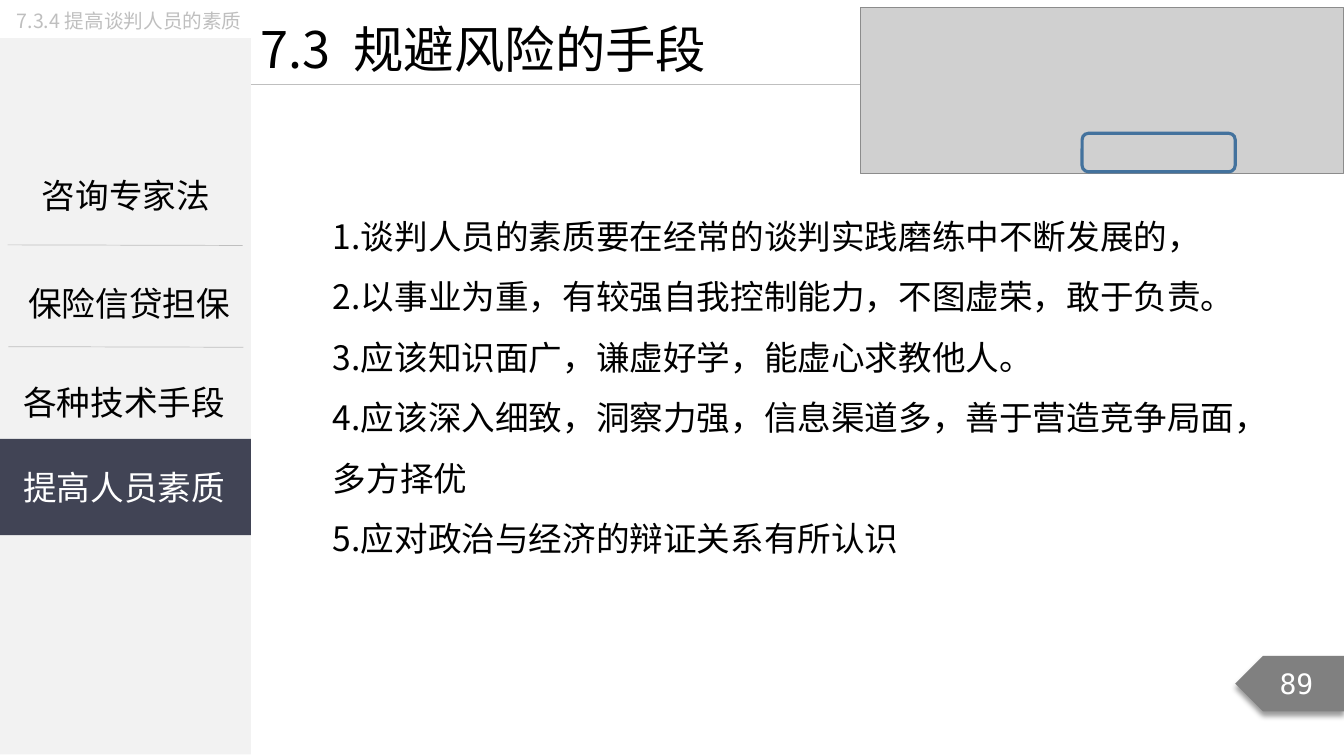
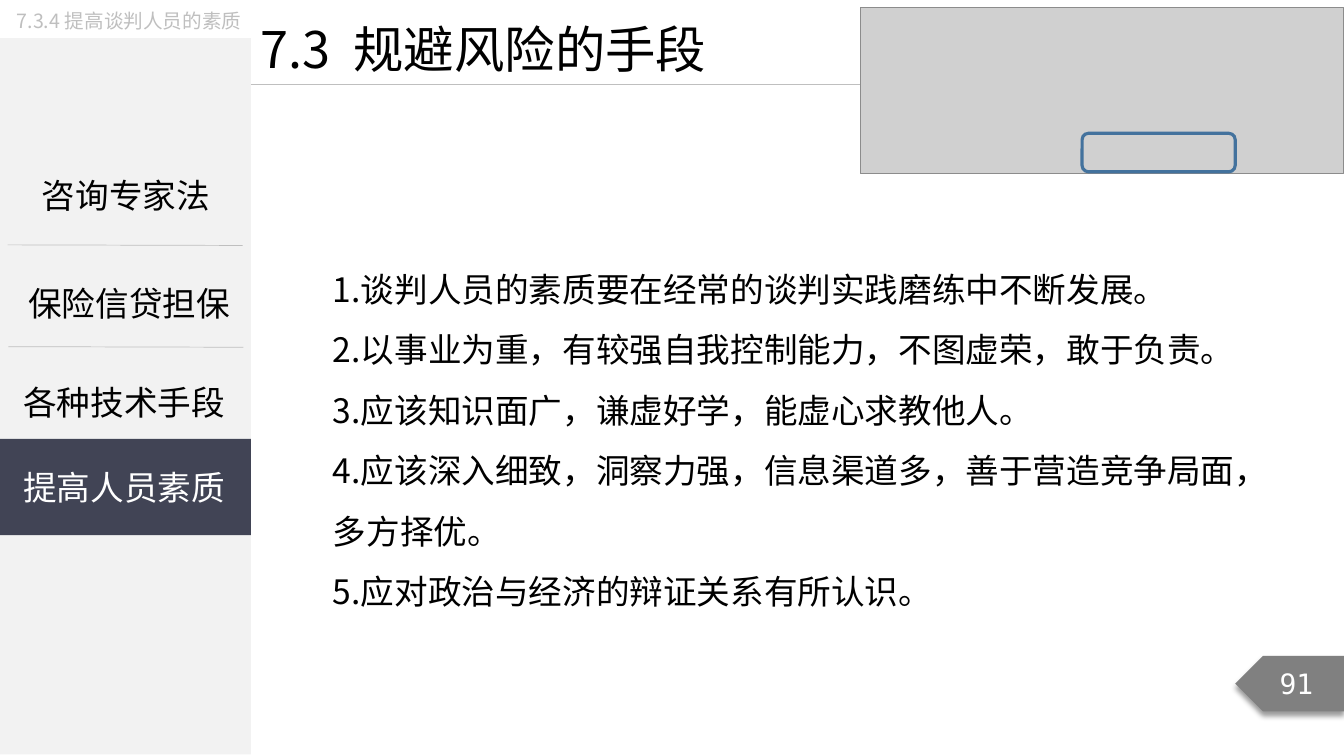
Before and after one commit to Call-me-zhy/tangtang, a slide deck: slide 91 of 3 国际商务谈判/课件/国际商务谈判精讲8.pptx (slide 89 before the commit). Drawn at 1344x756 pixels with LibreOffice and Linux fonts; fonts in the diff are those of the drawing; grey boxes stand for pictures. Boxes give left, top, right and bottom in pixels: in the first picture for what was removed or moved away, otherwise in the second. Text is boxed around its words. In the diff, an @@ line names an element or a change of style, - is before the commit and + after.

Commit message:
修改国际商务谈判精讲8课件、说课稿

```diff
--- a/3 国际商务谈判/课件/国际商务谈判精讲8.pptx
+++ b/3 国际商务谈判/课件/国际商务谈判精讲8.pptx
@@ text "1.谈判人员的素质要在经常的谈判实践磨练中不断发展。": place and size @@
-text "1.谈判人员的素质要在经常的谈判实践磨练中不断发展。" at (333, 220, 1268, 554)
+text "1.谈判人员的素质要在经常的谈判实践磨练中不断发展。" at (333, 273, 1268, 607)
@@ text at (333, 273, 1167, 305): text changed @@
-1.谈判人员的素质要在经常的谈判实践磨练中不断发展的，
+1.谈判人员的素质要在经常的谈判实践磨练中不断发展。
@@ text at (333, 454, 1268, 607): text changed @@
-4.应该深入细致，洞察力强，信息渠道多，善于营造竞争局面，多方择优
-5.应对政治与经济的辩证关系有所认识
+4.应该深入细致，洞察力强，信息渠道多，善于营造竞争局面，多方择优。
+5.应对政治与经济的辩证关系有所认识。
@@ page number at (1280, 673, 1314, 695): text changed @@
-89
+91
```
Also in this commit, not shown: 44 other slides changed, 9 slides added, 7 slides removed, 3 other files.
